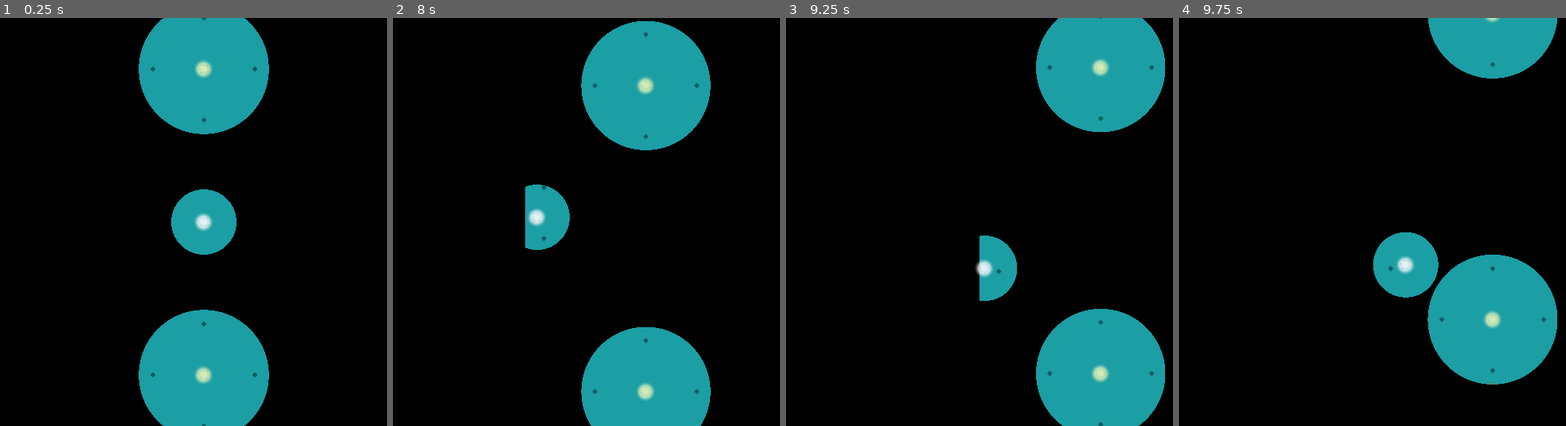
Above: before the commit, frames 1-4 (left to right).
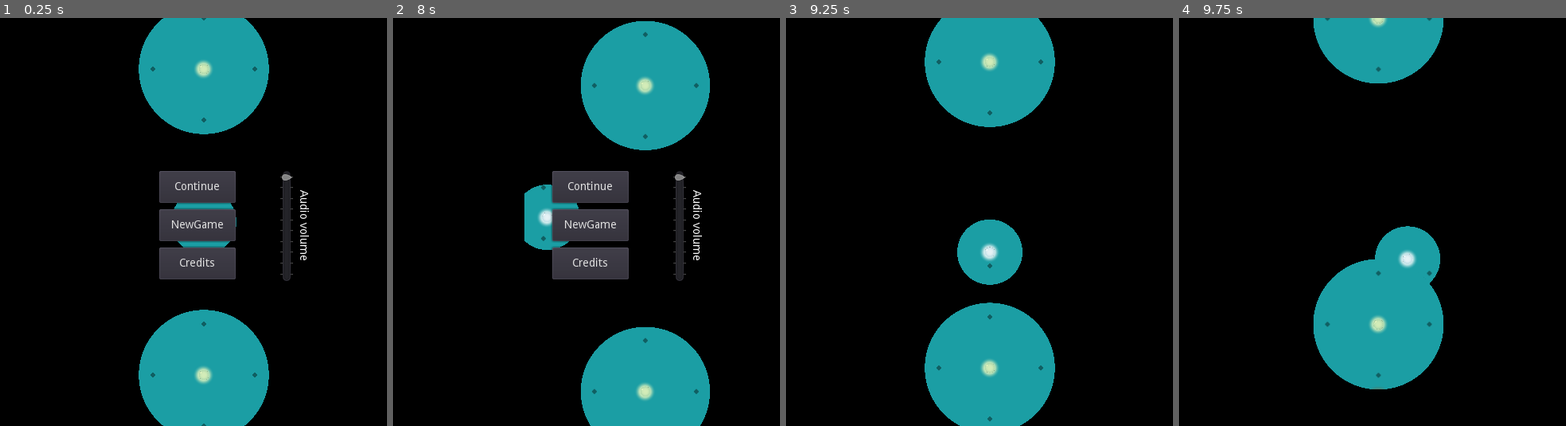
Above: after the commit, the same moments.

Repository: Disablak/Godot-Wild-Jam
Game: Godot game, scene res://Scenes/Main.tscn
Same seed, same stepped clock (60 frames per second), same inputs: the game is played once before the commit and once after it.
Inputs (mouse positions are in pixels of both pictures, inside the frame that each line leads up to):
- Up to frame 1 (0.25 s): no input
- Up to frame 2 (8 s): click (outside the picture) at 0.5 s, where only the run after the commit has a clickable "Credits"; click (outside the picture) at 1.25 s, where only the run after the commit has a clickable "NewGame"; click (outside the picture) at 2 s, where only the run after the commit has a clickable "NewGame"; click (outside the picture) at 2.75 s, where only the run after the commit has a clickable "Continue"; click (outside the picture) at 3.5 s, where only the run after the commit has a clickable "Continue"; move the mouse to (687, 201) at 4.27 s; hold D (move_right) 4.28-5.03 s; click (687, 201) at 4.42 s; move the mouse to (516, 242) at 5.02 s; hold S (move_down) 5.03-5.78 s; move the mouse to (636, 132) at 5.77 s; hold D (move_right) 5.78-6.53 s; tap Enter at 6.5 s; move the mouse to (574, 303) at 6.52 s; hold W (move_up) 6.53-7.28 s; click (574, 303) at 6.67 s; move the mouse to (718, 283) at 7.27 s; hold A (move_left) from 7.28 s (still down); tap Escape (return, bound only after the commit) at 7.9 s
- Up to frame 3 (9.25 s): move the mouse to (867, 160) at 8.02 s; move the mouse to (1010, 222) at 8.77 s; release A (move_left) at 8.78 s; hold S (move_down) from 8.78 s (still down); click (1010, 222) at 8.92 s
- Up to frame 4 (9.75 s): move the mouse to (1322, 120) at 9.52 s; release S (move_down) at 9.53 s; hold D (move_right) from 9.53 s (still down)

The runs differ from the first frame. In frame 1, 5.5% of the frame differs, in the area x 41-80%, y 37-65%; in frame 2, 6.0%; in frame 3, 31%, in the area x 35-98%, y 0-100%; in frame 4, 23%.

Commit message:
no message

Diff:
--- /dev/null
+++ b/Assets/fonts/trueno.tres
@@ -0,0 +1,7 @@
+[gd_resource type="DynamicFont" load_steps=2 format=2]
+
+[ext_resource path="res://Assets/fonts/Trueno-wml2.otf" type="DynamicFontData" id=1]
+
+[resource]
+resource_local_to_scene = true
+font_data = ExtResource( 1 )
--- a/Scenes/Main.tscn
+++ b/Scenes/Main.tscn
@@ -8,6 +8,8 @@
 [ext_resource path="res://Scenes/levels/LevelVortexTutorial.tscn" type="PackedScene" id=6]
 [ext_resource path="res://Scenes/levels/LevelSpikesTutorial.tscn" type="PackedScene" id=7]
 [ext_resource path="res://Scenes/levels/LevelKeyTutorial.tscn" type="PackedScene" id=8]
+[ext_resource path="res://Scenes/MainMenu.tscn" type="PackedScene" id=9]
+[ext_resource path="res://Scripts/PauseActivator.gd" type="Script" id=10]
 
 [node name="Main" type="Node2D"]
 
@@ -17,3 +19,11 @@
 
 [node name="CoinsCounter" type="Node2D" parent="."]
 script = ExtResource( 4 )
+
+[node name="CanvasLayer" type="CanvasLayer" parent="."]
+
+[node name="Control" parent="CanvasLayer" instance=ExtResource( 9 )]
+scenesManagerRootPath = NodePath("../../ScenesManager")
+
+[node name="PauseActivator" type="Node" parent="."]
+script = ExtResource( 10 )
--- /dev/null
+++ b/Scenes/MainMenu.tscn
@@ -0,0 +1,101 @@
+[gd_scene load_steps=3 format=2]
+
+[ext_resource path="res://Assets/fonts/trueno.tres" type="DynamicFont" id=1]
+[ext_resource path="res://Scripts/MainMenu.gd" type="Script" id=2]
+
+[node name="Control" type="Control"]
+anchor_right = 1.0
+anchor_bottom = 1.0
+script = ExtResource( 2 )
+creditsRootPath = NodePath("CreditsRoot")
+menuRootPath = NodePath("MenuRoot")
+newGameButtonPath = NodePath("MenuRoot/ButtonNewGame")
+continueGameButtonPath = NodePath("MenuRoot/ButtonContine")
+closeCreditsButtonPath = NodePath("CreditsRoot/ButtonReturnToMenu")
+openCreditsButtonPath = NodePath("MenuRoot/ButtonCredits")
+
+[node name="MenuRoot" type="Control" parent="."]
+margin_right = 40.0
+margin_bottom = 40.0
+
+[node name="ButtonContine" type="Button" parent="MenuRoot"]
+margin_left = 200.0
+margin_top = 192.0
+margin_right = 296.0
+margin_bottom = 232.0
+grow_horizontal = 2
+grow_vertical = 2
+text = "Continue"
+
+[node name="ButtonNewGame" type="Button" parent="MenuRoot"]
+margin_left = 200.0
+margin_top = 240.0
+margin_right = 296.0
+margin_bottom = 280.0
+grow_horizontal = 2
+grow_vertical = 2
+text = "NewGame"
+
+[node name="ButtonCredits" type="Button" parent="MenuRoot"]
+margin_left = 200.0
+margin_top = 288.0
+margin_right = 296.0
+margin_bottom = 328.0
+grow_horizontal = 2
+grow_vertical = 2
+text = "Credits"
+
+[node name="VSlider" type="VSlider" parent="MenuRoot"]
+margin_left = 352.0
+margin_top = 192.0
+margin_right = 368.0
+margin_bottom = 330.0
+value = 100.0
+tick_count = 10
+ticks_on_borders = true
+
+[node name="Label" type="Label" parent="MenuRoot"]
+margin_left = 393.0
+margin_top = 216.0
+margin_right = 482.0
+margin_bottom = 240.0
+rect_rotation = 89.9999
+text = "Audio volume"
+align = 1
+valign = 1
+
+[node name="CreditsRoot" type="Control" parent="."]
+visible = false
+anchor_right = 1.0
+anchor_bottom = 1.0
+
+[node name="ButtonReturnToMenu" type="Button" parent="CreditsRoot"]
+margin_left = 408.0
+margin_top = 464.0
+margin_right = 504.0
+margin_bottom = 504.0
+grow_horizontal = 2
+grow_vertical = 2
+text = "Return"
+
+[node name="ScrollContainer" type="ScrollContainer" parent="CreditsRoot"]
+anchor_right = 1.0
+anchor_bottom = 1.0
+margin_bottom = -70.0
+
+[node name="Label" type="Label" parent="CreditsRoot/ScrollContainer"]
+margin_right = 512.0
+margin_bottom = 442.0
+size_flags_horizontal = 3
+size_flags_vertical = 7
+custom_fonts/font = ExtResource( 1 )
+text = "asdasdasdsdsdadasdasdad
+asdasdasdsdsdadasdasdad
+asdasdasdsdsdadasdasdad
+asdasdasdsdsdadasdasdad
+asdasdasdsdsdadasdasdad
+asdasdasdsdsdadasdasdad
+asdasdasdsdsdadasdasdad
+asdasdasdsdsdadasdasdad"
+align = 1
+valign = 1
--- a/Scenes/levels/Level0.tscn
+++ b/Scenes/levels/Level0.tscn
@@ -1,14 +1,21 @@
-[gd_scene load_steps=5 format=2]
+[gd_scene load_steps=6 format=2]
 
 [ext_resource path="res://Scenes/levels/base/LevelBase.tscn" type="PackedScene" id=1]
 [ext_resource path="res://Scenes/levels/components/ShadowCastingObstacle.tscn" type="PackedScene" id=2]
 [ext_resource path="res://Scenes/levels/components/Light.tscn" type="PackedScene" id=3]
 [ext_resource path="res://Scenes/levels/components/Coin.tscn" type="PackedScene" id=4]
+[ext_resource path="res://Scenes/MainMenu.tscn" type="PackedScene" id=5]
 
 [node name="Level" instance=ExtResource( 1 )]
 
 [node name="CanvasModulate" parent="." index="0"]
 visible = true
+
+[node name="Control" parent="Camera2D" index="0" instance=ExtResource( 5 )]
+margin_left = 5.0
+margin_top = -449.0
+margin_right = 5.0
+margin_bottom = -449.0
 
 [node name="Player" parent="." index="4"]
 position = Vector2( 256, 0 )
--- /dev/null
+++ b/Scripts/MainMenu.gd
@@ -0,0 +1,55 @@
+extends Control
+
+export(NodePath) var creditsRootPath
+onready var creditsRoot : Control = get_node(creditsRootPath)
+export(NodePath) var menuRootPath
+onready var menuRoot : Control = get_node(menuRootPath)
+export(NodePath) var scenesManagerRootPath
+onready var scenesManager : ScenesManager = get_node(scenesManagerRootPath)
+
+export(NodePath) var newGameButtonPath
+onready var newGameButton : Button = get_node(newGameButtonPath)
+export(NodePath) var continueGameButtonPath
+onready var continueButton : Button = get_node(continueGameButtonPath)
+export(NodePath) var closeCreditsButtonPath
+onready var closeCreditsButton : Button = get_node(closeCreditsButtonPath)
+export(NodePath) var openCreditsButtonPath
+onready var openCreditsButton : Button = get_node(openCreditsButtonPath)
+
+
+# Called when the node enters the scene tree for the first time.
+func _ready() -> void:
+	openCreditsButton.connect("pressed", self, "openCreditsButtonPressed")
+	closeCreditsButton.connect("pressed", self, "closeCreditsButtonPressed")
+	newGameButton.connect("pressed", self, "newGameButtonPressed")
+	continueButton.connect("pressed", self, "continueGameButtonPressed")
+	SignalBus.connect(SignalBus.gamePausedName, self, "onGamePaused")
+	SignalBus.connect(SignalBus.gameResumedName, self, "onGameResumed")
+
+
+func openCreditsButtonPressed():
+	menuRoot.visible = false
+	creditsRoot.visible = true
+
+func closeCreditsButtonPressed():
+	menuRoot.visible = true
+	creditsRoot.visible = false
+
+func newGameButtonPressed():
+	scenesManager.moveToScene(0)
+	continueGameButtonPressed()
+
+func continueGameButtonPressed():
+	self.visible = false
+
+	if scenesManager.hasActiveScene():
+		return
+
+	scenesManager.reloadScene()
+
+func onGamePaused():
+	closeCreditsButtonPressed()
+	self.visible = true
+
+func onGameResumed():
+	continueGameButtonPressed()
--- /dev/null
+++ b/Scripts/PauseActivator.gd
@@ -0,0 +1,27 @@
+extends Node
+
+var isInPauseState : bool = false
+
+
+func _process(delta: float) -> void:
+	if not Input.is_action_just_pressed("return"):
+		return
+
+	if isInPauseState:
+		resumeGame()
+	else:
+		pauseGame()
+
+func pauseGame():
+	if isInPauseState:
+		return
+
+	isInPauseState = true;
+	SignalBus.emit_signal(SignalBus.gamePausedName)
+
+func resumeGame():
+	if not isInPauseState:
+		return
+
+	isInPauseState = false;
+	SignalBus.emit_signal(SignalBus.gameResumedName)
--- a/Scripts/Player.gd
+++ b/Scripts/Player.gd
@@ -16,6 +16,8 @@
 	emitPosition()
 	SignalBus.connect(SignalBus.player_died_name, self, "onPlayerDied")
 	SignalBus.connect(SignalBus.level_comleted_name, self, "on_level_completed")
+	SignalBus.connect(SignalBus.gamePausedName, self, "onGamePaused")
+	SignalBus.connect(SignalBus.gameResumedName, self, "onGameResumed")
 
 
 func _process(delta):
@@ -92,3 +94,9 @@
 		position, get_parent().find_node("Finish").position , time_tween)
 
 	tween.start()
+
+func onGamePaused():
+	set_physics_process(false)
+
+func onGameResumed():
+	set_physics_process(true)
--- a/Scripts/ScenesManager.gd
+++ b/Scripts/ScenesManager.gd
@@ -1,5 +1,6 @@
-extends Node
+extends Node2D
 
+class_name ScenesManager
 
 export(Array, PackedScene) var scenesOrder : Array
 
@@ -43,3 +44,6 @@
 func on_level_completed():
 	yield(get_tree().create_timer(delay_before_next_scene), "timeout")
 	moveToNextScene()
+
+func hasActiveScene() -> bool:
+	return activeScene != null
--- a/Scripts/SignalBus.gd
+++ b/Scripts/SignalBus.gd
@@ -15,3 +15,9 @@
 
 export var coin_took_name = "coin_took"
 signal coin_took
+
+export var gamePausedName = "gamePaused"
+signal gamePaused
+
+export var gameResumedName = "gameResumed"
+signal gameResumed
--- a/Scripts/StalkingEnemy.gd
+++ b/Scripts/StalkingEnemy.gd
@@ -32,6 +32,8 @@
 
 	SignalBus.connect(SignalBus.player_died_name, self, "on_player_died")
 	SignalBus.connect(SignalBus.level_comleted_name, self, "on_level_completed")
+	SignalBus.connect(SignalBus.gamePausedName, self, "onGamePaused")
+	SignalBus.connect(SignalBus.gameResumedName, self, "onGameResumed")
 
 
 func _process(delta):
@@ -99,3 +101,11 @@
 
 func on_level_completed():
 	set_process(false)
+
+func onGamePaused():
+	set_physics_process(false)
+	set_process(false)
+
+func onGameResumed():
+	set_process(true)
+	set_physics_process(true)
--- a/project.godot
+++ b/project.godot
@@ -15,12 +15,18 @@
 "path": "res://Scripts/Player.gd"
 }, {
 "base": "Node2D",
+"class": "ScenesManager",
+"language": "GDScript",
+"path": "res://Scripts/ScenesManager.gd"
+}, {
+"base": "Node2D",
 "class": "StalkingEnemy",
 "language": "GDScript",
 "path": "res://Scripts/StalkingEnemy.gd"
 } ]
 _global_script_class_icons={
 "Player": "",
+"ScenesManager": "",
 "StalkingEnemy": ""
 }
 
@@ -65,6 +71,11 @@
 , Object(InputEventKey,"resource_local_to_scene":false,"resource_name":"","device":0,"alt":false,"shift":false,"control":false,"meta":false,"command":false,"pressed":false,"scancode":16777234,"physical_scancode":0,"unicode":0,"echo":false,"script":null)
  ]
 }
+return={
+"deadzone": 0.5,
+"events": [ Object(InputEventKey,"resource_local_to_scene":false,"resource_name":"","device":0,"alt":false,"shift":false,"control":false,"meta":false,"command":false,"pressed":false,"scancode":0,"physical_scancode":16777217,"unicode":0,"echo":false,"script":null)
+ ]
+}
 
 [physics]
 
Binary file added: Assets/fonts/Trueno-wml2.otf
Not shown: 1 places in Scenes/Main.tscn that only renumber resources
